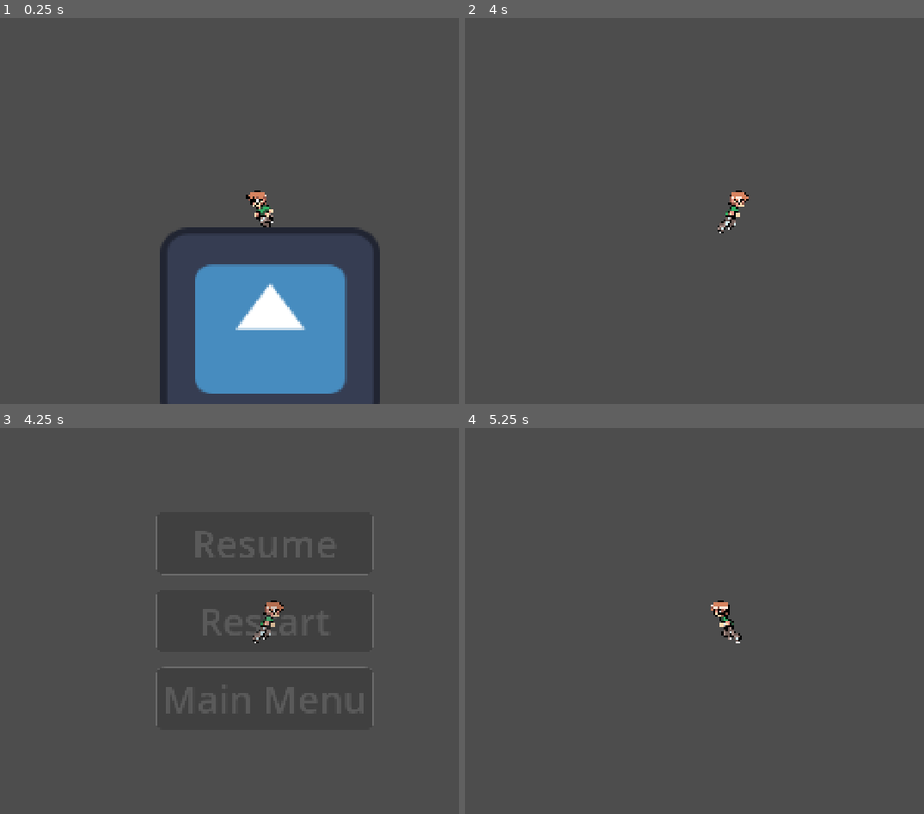
Above: before the commit, frames 1-4 (two rows, left to right).
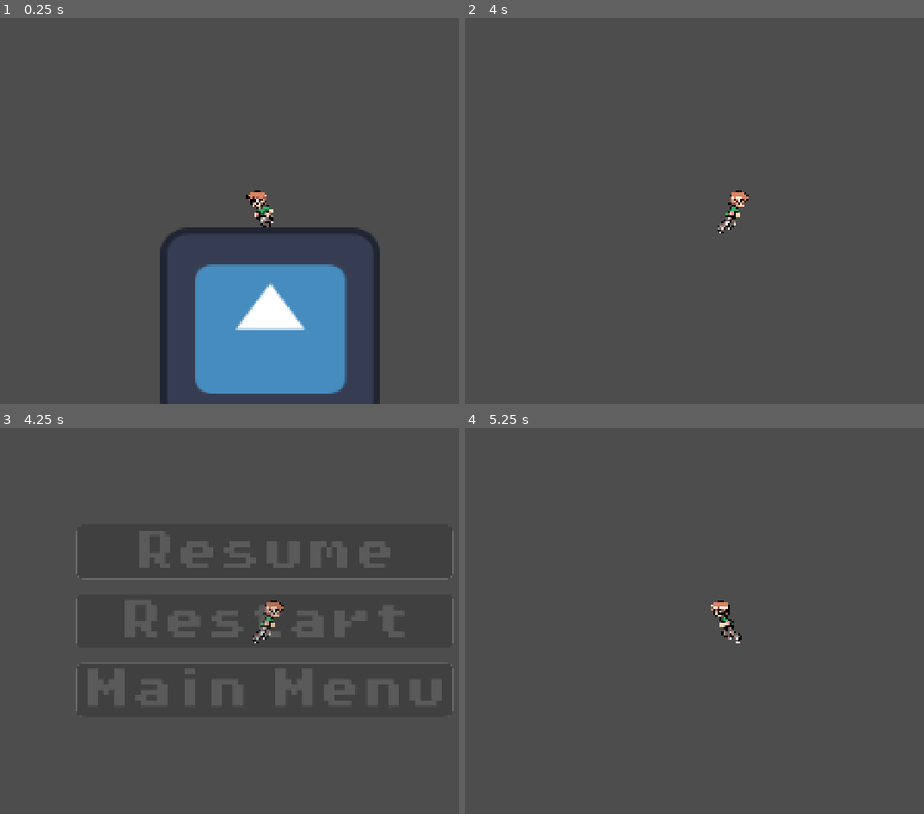
Above: after the commit, the same moments.

Repository: holonkai/GMTK2026
Game: Godot game, scene res://Scenes/testEnvironment.tscn
Same seed, same stepped clock (60 frames per second), same inputs: the game is played once before the commit and once after it. The engine's default icon, where the game draws it, is replaced by a stand-in: a white triangle on a blue panel in a dark square.
Inputs:
- Up to frame 1 (0.25 s): no input
- Up to frame 2 (4 s): tap Enter at 0.5 s; hold D (Right) 0.53-2.03 s; tap W (Jump) at 0.6, 0.77, 1.07, 1.52, 1.55, 1.82, 2.1, 3.02, 3.05, 3.32, 3.6, 3.77 s; tap Shift (Run) at 1.35, 2.85 s; hold A (Left) 2.03-2.78 s; hold D (Right) from 2.78 s (still down); tap Space at 3.5 s
- Up to frame 3 (4.25 s): keep holding D (Right); tap W (Jump) at 4.07 s; tap Escape (pause) at 4.15 s
- Up to frame 4 (5.25 s): release D (Right) at 4.25 s; click "Resume" at 4.25 s; tap Enter at 5 s; hold A (Left) from 5.03 s (still down); tap Shift (Run) at 5.1 s

Frames 1-2 are identical in both runs. In frame 3, 5.4% of the frame differs, in the area x 16-99%, y 22-78%; in frame 4, nothing differs.

Commit message:
Updated Pause Menu

Diff:
--- a/Scripts/player.gd
+++ b/Scripts/player.gd
@@ -2,6 +2,7 @@
 
 @onready var animated_sprite_2d: AnimatedSprite2D = $AnimatedSprite2D
 @onready var jump_sfx: AudioStreamPlayer2D = $"../JumpSFX"
+@onready var pause_menu: Control = $PauseMenu
 
 
 const SPEED = 300.0
@@ -23,7 +24,7 @@
 		animated_sprite_2d.animation = "jumping"
 
 	# Jump
-	if Input.is_action_just_pressed("Jump") and is_on_floor():
+	if Input.is_action_just_pressed("Jump") and is_on_floor() and not pause_menu.paused:
 		velocity.y =JUMP_VELOCITY
 		jump_sfx.play(0.0)
 
--- a/pause_menu.gd
+++ b/pause_menu.gd
@@ -18,18 +18,29 @@
 	pause_menu.show()
 
 
+
 func _on_resume_pressed() -> void:
 	resume()
 
 func resume() -> void:
+	Engine.time_scale = 1
 	paused = false
 	animation_player.play("Fade Out")
 	pause_menu.hide()
 
 
 func _on_title_pressed() -> void:
+	Engine.time_scale = 1
 	get_tree().change_scene_to_file("res://MainMenu.tscn")
 
 
 func _on_restart_pressed() -> void:
+	Engine.time_scale = 1
 	get_tree().reload_current_scene()
+
+
+func _on_animation_player_animation_finished(anim_name: StringName) -> void:
+	if anim_name == "Fade In":
+		Engine.time_scale = 0
+	elif anim_name == "Fade Out":
+		Engine.time_scale = 1
--- a/pause_menu.tscn
+++ b/pause_menu.tscn
@@ -1,6 +1,7 @@
 [gd_scene format=3 uid="uid://btcbgi5574htf"]
 
 [ext_resource type="Script" uid="uid://bjueiu7bqcg28" path="res://pause_menu.gd" id="1_hdmo1"]
+[ext_resource type="FontFile" uid="uid://bnhsatuqlcu8t" path="res://Assets/Fonts/PixelOperator8-Bold.ttf" id="2_05uyy"]
 [ext_resource type="Texture2D" uid="uid://4q0ol4g55ptf" path="res://UI Box.png" id="2_nwcfo"]
 
 [sub_resource type="StyleBoxFlat" id="StyleBoxFlat_nwcfo"]
@@ -74,7 +75,7 @@
 }
 
 [sub_resource type="Animation" id="Animation_p81d2"]
-length = 0.001
+length = 1.3666667
 tracks/0/type = "value"
 tracks/0/imported = false
 tracks/0/enabled = true
@@ -144,7 +145,8 @@
 texture_filter = 1
 custom_minimum_size = Vector2(55.81, 99.85)
 layout_mode = 2
-theme_override_font_sizes/font_size = 105
+theme_override_fonts/font = ExtResource("2_05uyy")
+theme_override_font_sizes/font_size = 120
 theme_override_styles/normal = SubResource("StyleBoxTexture_p81d2")
 theme_override_styles/pressed = SubResource("StyleBoxTexture_p81d2")
 theme_override_styles/hover = SubResource("StyleBoxTexture_p81d2")
@@ -156,7 +158,8 @@
 [node name="Restart" type="Button" parent="MarginContainer/VBoxContainer" unique_id=1782014907]
 custom_minimum_size = Vector2(55.81, 99.85)
 layout_mode = 2
-theme_override_font_sizes/font_size = 105
+theme_override_fonts/font = ExtResource("2_05uyy")
+theme_override_font_sizes/font_size = 120
 theme_override_styles/normal = SubResource("StyleBoxTexture_mxa3g")
 theme_override_styles/pressed = SubResource("StyleBoxTexture_mxa3g")
 theme_override_styles/hover = SubResource("StyleBoxTexture_mxa3g")
@@ -168,7 +171,8 @@
 [node name="Title" type="Button" parent="MarginContainer/VBoxContainer" unique_id=1024816708]
 custom_minimum_size = Vector2(55.81, 99.85)
 layout_mode = 2
-theme_override_font_sizes/font_size = 105
+theme_override_fonts/font = ExtResource("2_05uyy")
+theme_override_font_sizes/font_size = 120
 theme_override_styles/normal = SubResource("StyleBoxTexture_q2yj1")
 theme_override_styles/pressed = SubResource("StyleBoxTexture_q2yj1")
 theme_override_styles/hover = SubResource("StyleBoxTexture_q2yj1")
@@ -183,4 +187,4 @@
 [connection signal="pressed" from="MarginContainer/VBoxContainer/Resume" to="." method="_on_resume_pressed"]
 [connection signal="pressed" from="MarginContainer/VBoxContainer/Restart" to="." method="_on_restart_pressed"]
 [connection signal="pressed" from="MarginContainer/VBoxContainer/Title" to="." method="_on_title_pressed"]
-[connection signal="current_animation_changed" from="AnimationPlayer" to="." method="_on_animation_player_current_animation_changed"]
+[connection signal="animation_finished" from="AnimationPlayer" to="." method="_on_animation_player_animation_finished"]
Binary file added: Assets/Fonts/PixelOperator8-Bold.ttf
Not shown, added: Assets/Fonts/PixelOperator8-Bold.ttf.import
Not shown, added: Assets/Sounds/dragon-studio-pop-402324.mp3.import
Not shown, added: Assets/Sounds/dragon-studio-pop-402324.mp3
